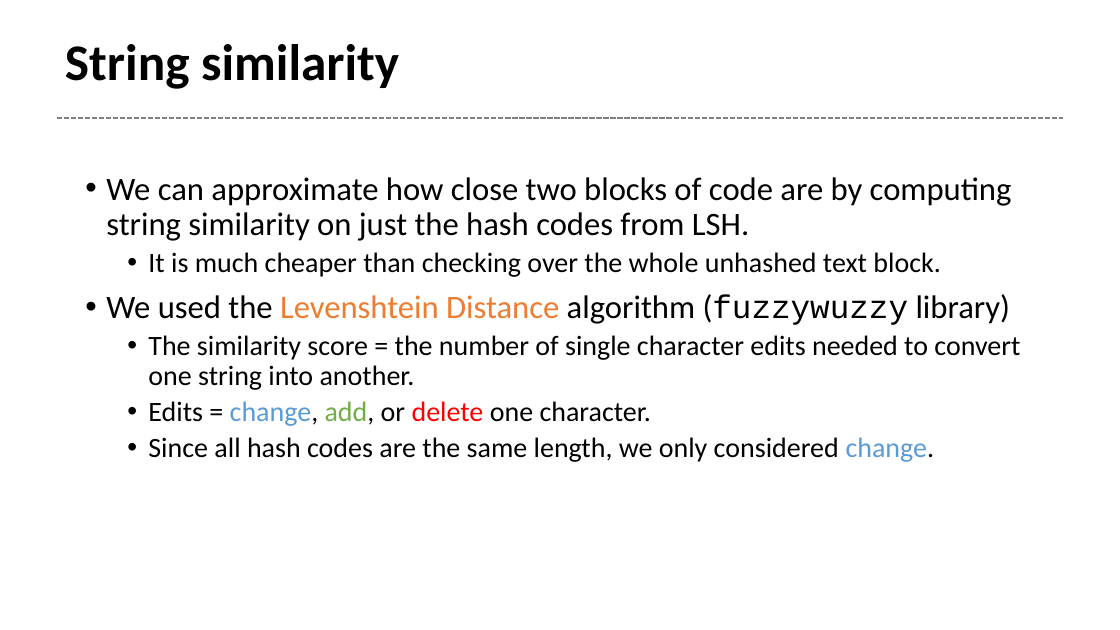
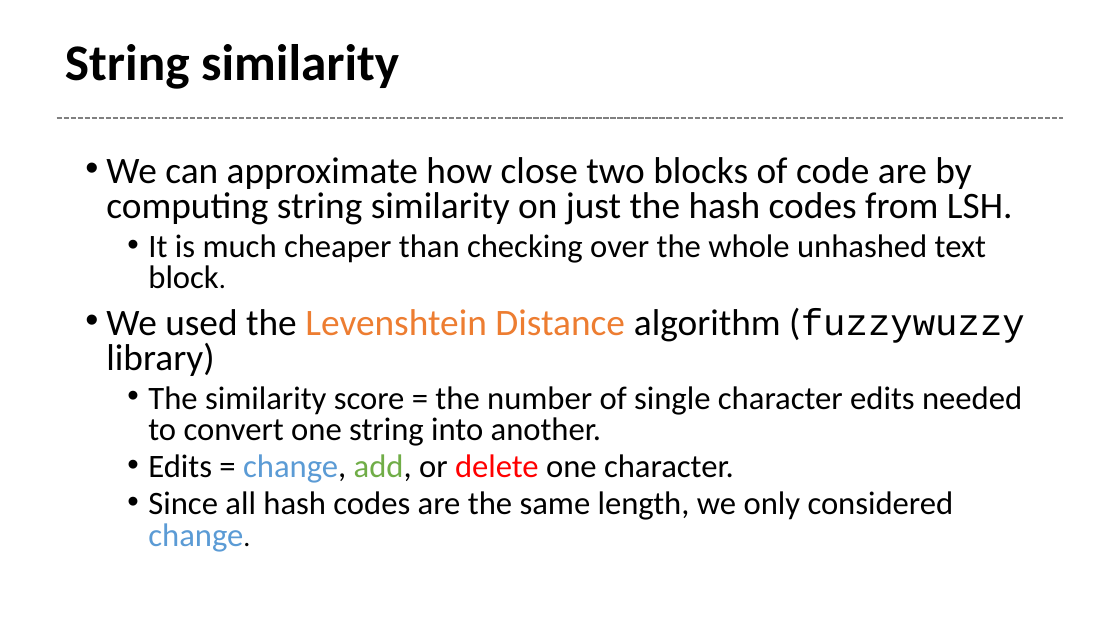
Before and after one commit to Tetricz/CodeCloneDetector, a slide deck: slide 7 of presentation.pptx (slide 5 before the commit). Drawn at 1120x630 pixels with LibreOffice and Linux fonts; fonts in the diff are those of the drawing. Boxes give left, top, right and bottom in pixels: in the first picture for what was removed or moved away, otherwise in the second. Text is boxed around its words. In the diff, an @@ line names an element or a change of style, - is before the commit and + after.

```diff
--- a/presentation.pptx
+++ b/presentation.pptx
@@ text "We can approximate how close ...": place and size @@
-text "We can approximate how close ..." at [106, 177, 1020, 462]
+text "We can approximate how close ..." at [106, 157, 1025, 552]
@@ text "We can approximate how close ..." at [106, 157, 1025, 552]: size 28 to 32 pt in "We can approximate how close two blocks ...", "We used the Levenshtein Distance algorithm (fuzzywuzzy ..."; size 24 to 28 pt in "It is much cheaper than checking over ...", "The similarity score = the number of ...", "Edits = change, add, or delete one ...", "Since all hash codes are the same ..."; line spacing 0.9 to 0.8 @@
```
Also in this commit, not shown: 2 other slides changed, 3 slides added, 1 slide removed.
